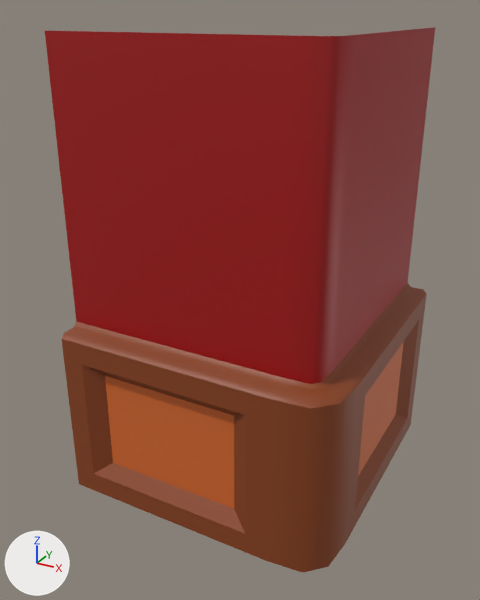
An edit to the FBX model Battle Pou/Assets/Marijn/models/HoekMuurbar.fbx, drawn before and after from the same camera.
Camera for both pictures: a 50 mm camera at (1.09, -2.31, 2.08) aimed at (-0.23, 0.1, 0.87). The axes (+X, +Y, +Z) are drawn at lower left. The lights are the same throughout. Where no turn or scale is listed for an object, it has been applied to the vertices.
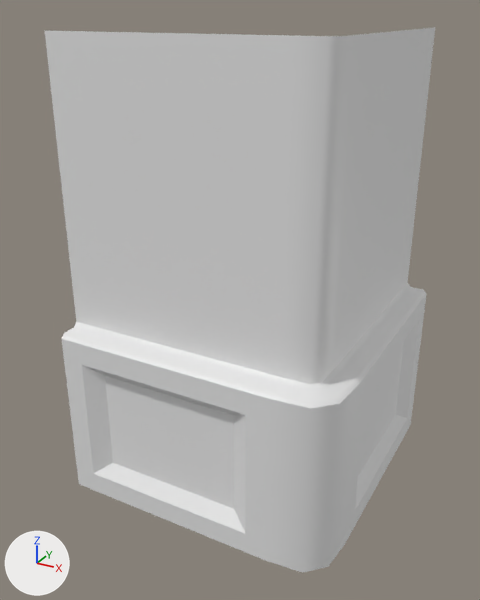
Scene script edits in JSON lines:
```json
{"block": "me_plane_004", "where": "me_plane_004.from_pydata(...)  # 52 vertices, 41 faces; spans x -0.81..0.44, y -0.44..0.81, z 0.0..2.0"}
{"block": "me_plane_004", "where": "# used by ob_plane_007; location = (0.0, 0.0, 0.0)"}
{"block": "me_plane_004", "change": "me_plane_004 part 1: all 34 faces that had it switch from mat_darkbrown (brown #8a421a) to no material"}
{"block": "me_plane_004", "change": "me_plane_004 part 2: all 5 faces that had it switch from mat_red (red #a4090b) to no material"}
{"block": "me_plane_004", "change": "me_plane_004 part 3: all 2 faces that had it switch from mat_brown (orange #d4692c) to no material"}
```

Boxes (x1, y1, x2, y2) around the edits, measured in the pictures (480 x 600 px):
```json
{"part": 1, "of": "me_plane_004", "change": "recoloured", "before": [62, 283, 427, 573], "after": [62, 283, 427, 573], "on screen": "brown to grey"}
{"part": 2, "of": "me_plane_004", "change": "recoloured", "before": [45, 27, 435, 384], "after": [45, 27, 435, 384], "on screen": "red to grey"}
{"part": 3, "of": "me_plane_004", "change": "recoloured", "before": [105, 342, 404, 509], "after": [105, 342, 404, 509], "on screen": "brown to grey"}
```
